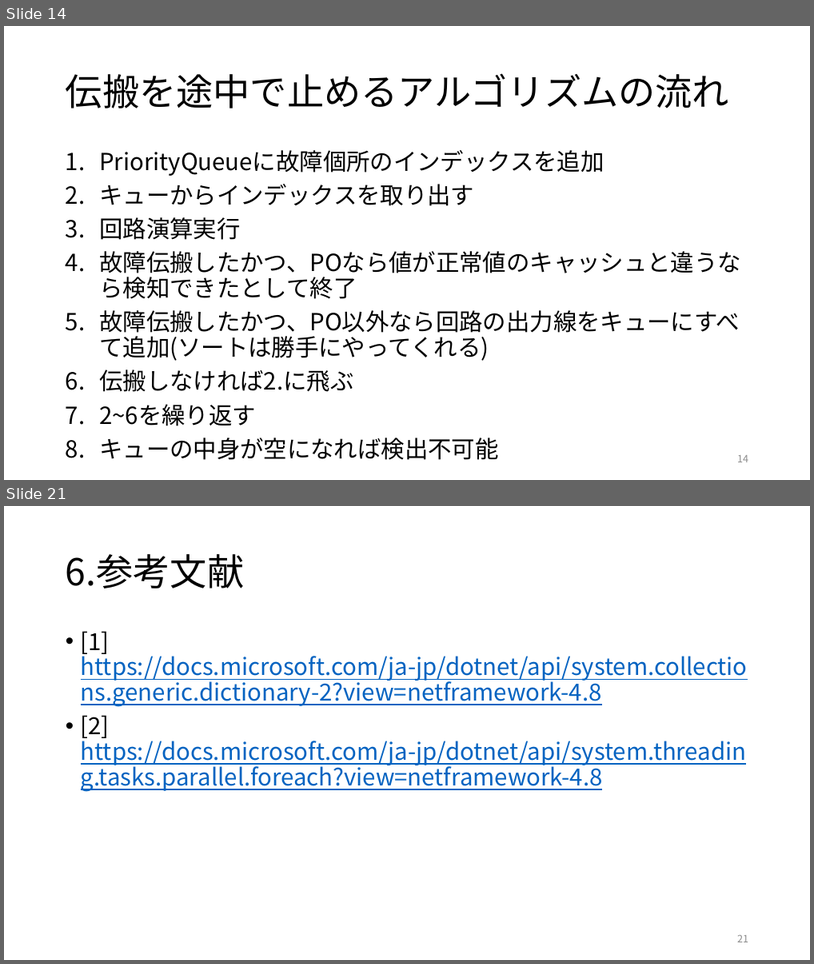
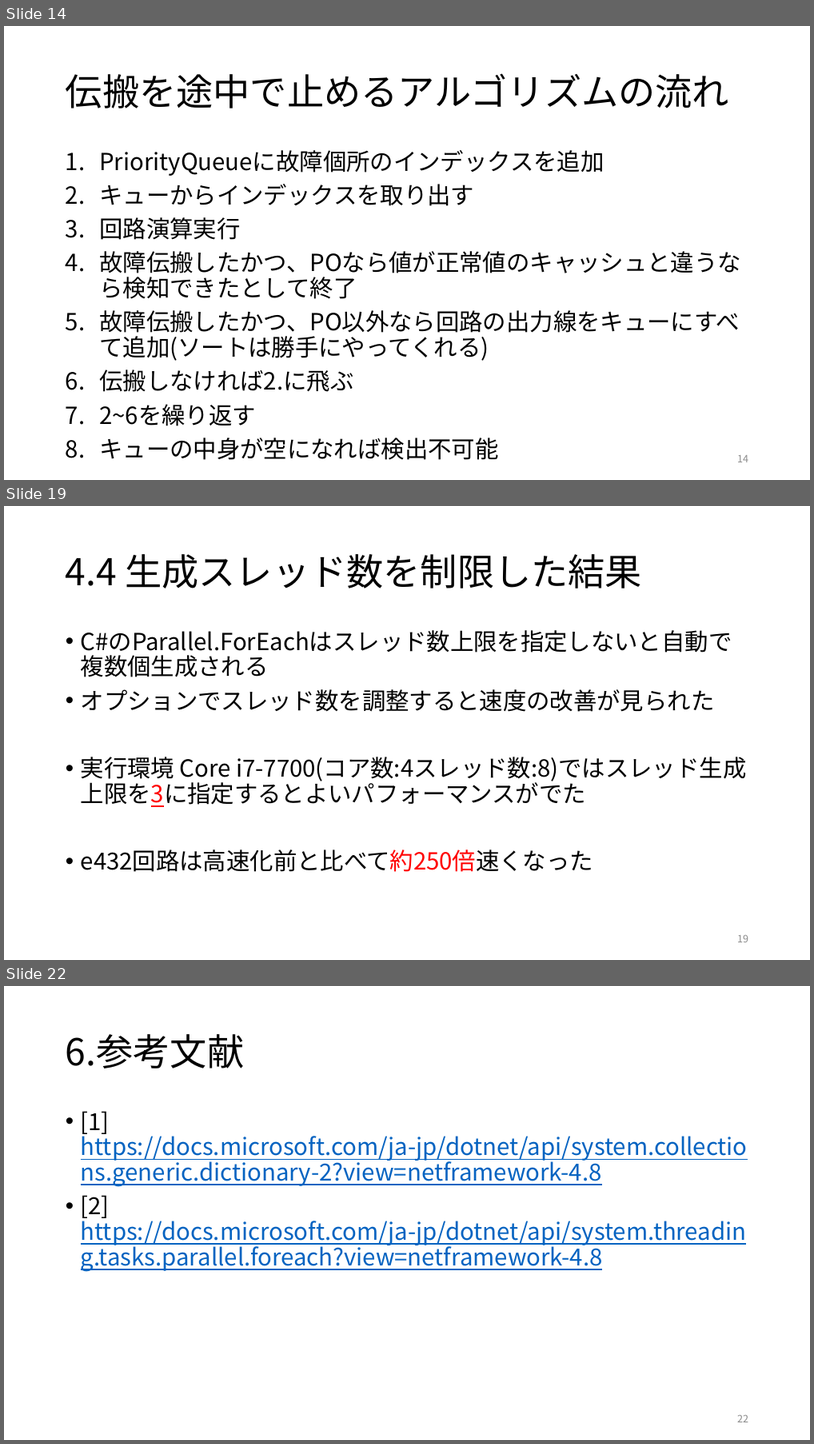
Before and after one commit to DJ956/CircuitSimulator, a slide deck: プレゼン.pptx. Shown one above the other, each under a label of ours: slides 14 and 21 before the commit, slides 14, 19 and 22 after it; the slides between them are not shown. The pictures are 814x964 and 814x1444 pixels, drawn with LibreOffice and Linux fonts; fonts in the diff are those of the drawing. Boxes give left, top, right and bottom in pixels: in the first picture for what was removed or moved away, otherwise in the second. Text is boxed around its words. In the diff, an @@ line names an element or a change of style, - is before the commit and + after.

```diff
--- a/プレゼン.pptx
+++ b/プレゼン.pptx
@@ slide 19 added at <box>4,506,810,960</box>, background #FFFFFF @@
@@ title added at <box>66,554,642,588</box>, 44 pt, text #000000 @@
+4.4 生成スレッド数を制限した結果
@@ text added at <box>81,630,746,872</box>, 28 pt, text #000000 @@
+• C#のParallel.ForEachはスレッド数上限を指定しないと自動で複数個生成される
+• オプションでスレッド数を調整すると速度の改善が見られた
+• 実行環境 Core i7-7700(コア数:4スレッド数:8)ではスレッド生成上限を3に指定するとよいパフォーマンスがでた
+• e432回路は高速化前と比べて約250倍速くなった
@@ page number added at <box>738,935,749,942</box>, 12 pt, text #8C8C8C @@
+19
@@ what was slide 21 is now slide 22 @@
@@ page number at <box>738,1415,749,1422</box>: text changed @@
-21
+22
```
Also in this commit, not shown: 9 slides changed.
